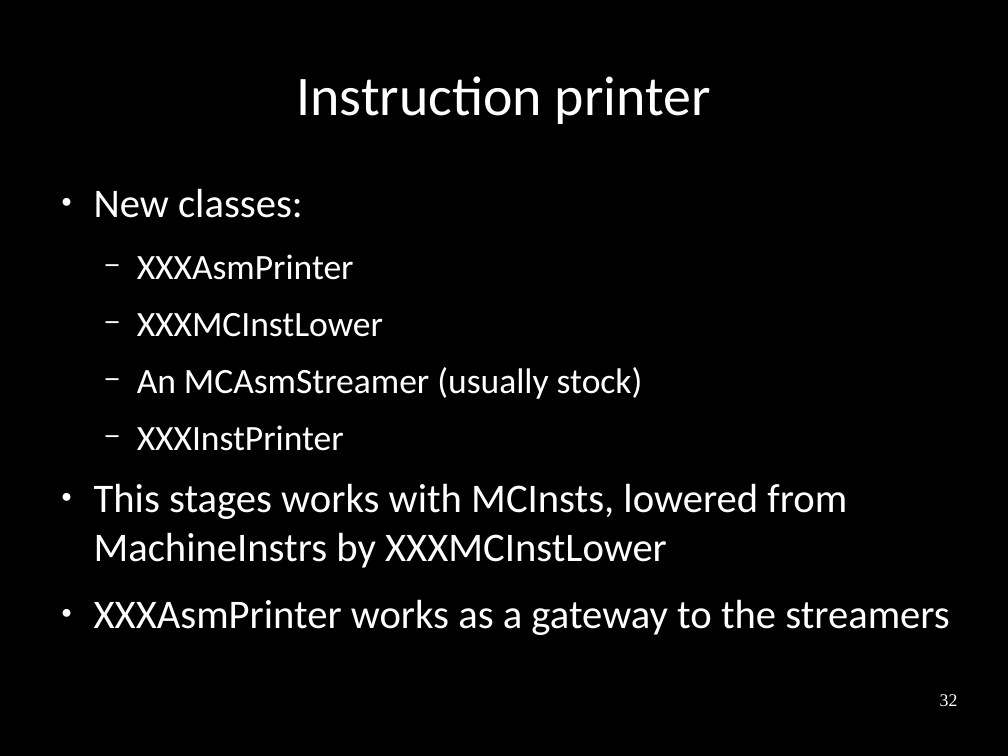
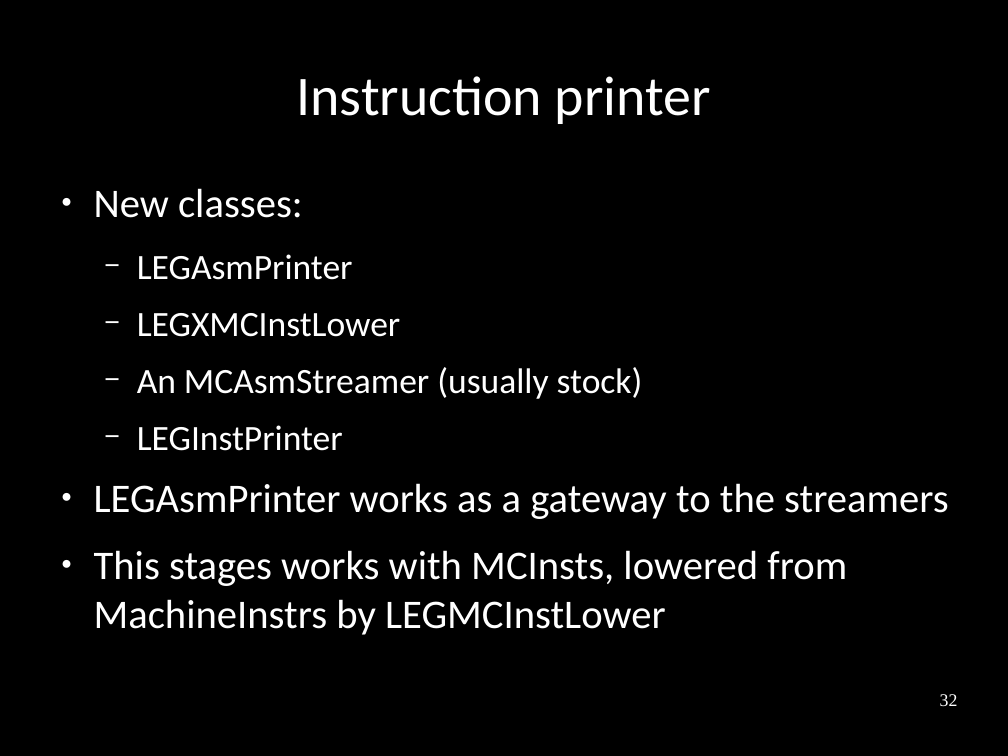
Before and after one commit to frasercrmck/llvm-leg, a slide deck: slide 32 of docs/Codeplay/Slides.odp. Drawn at 1008x756 pixels with LibreOffice and Linux fonts; fonts in the diff are those of the drawing. Boxes give left, top, right and bottom in pixels: in the first picture for what was removed or moved away, otherwise in the second. Text is boxed around its words. In the diff, an @@ line names an element or a change of style, - is before the commit and + after.

```diff
--- a/docs/Codeplay/Slides.odp
+++ b/docs/Codeplay/Slides.odp
@@ text at bbox=[137, 254, 401, 337]: text changed @@
-  − XXXAsmPrinter
-  − XXXMCInstLower
+  − LEGAsmPrinter
+  − LEGXMCInstLower
@@ text at bbox=[94, 425, 948, 635]: text changed @@
-  − XXXInstPrinter
-● This stages works with MCInsts, lowered from MachineInstrs by XXXMCInstLower
-● XXXAsmPrinter works as a gateway to the streamers
+  − LEGInstPrinter
+● LEGAsmPrinter works as a gateway to the streamers
+● This stages works with MCInsts, lowered from MachineInstrs by LEGMCInstLower
```
Also in this commit, not shown: 30 other slides changed.
